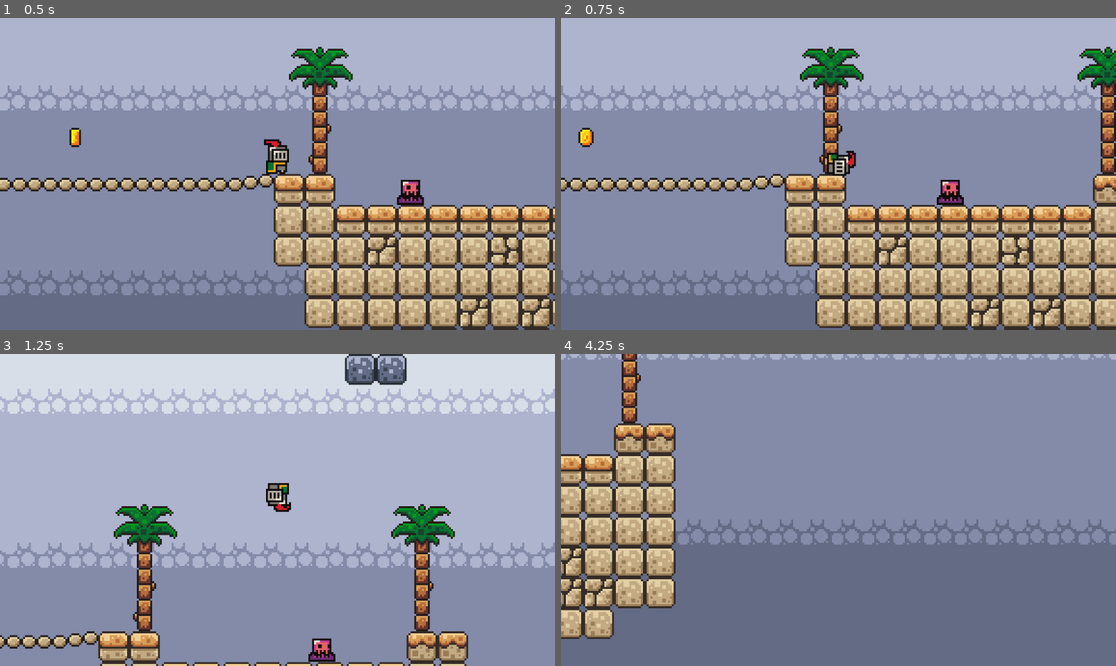
Above: before the commit, frames 1-4 (two rows, left to right).
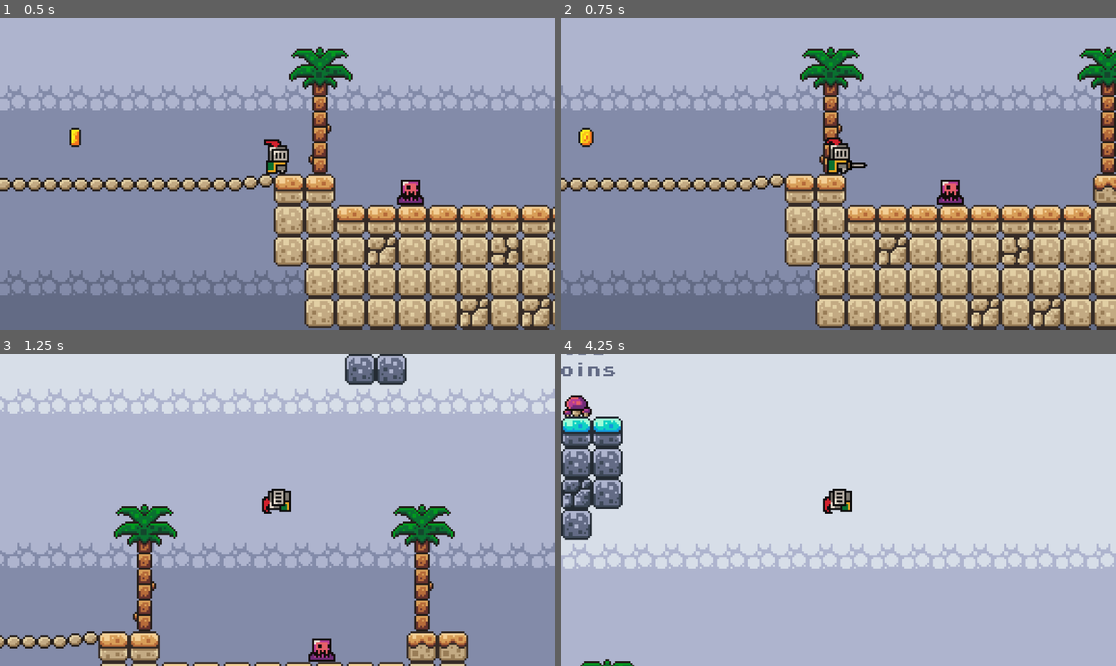
Above: after the commit, the same moments.

Repository: infi-defi/2d-platformer
Game: Godot game, scene res://scenes/game.tscn
Same seed, same stepped clock (60 frames per second), same inputs: the game is played once before the commit and once after it.
Inputs (mouse positions are in pixels of both pictures, inside the frame that each line leads up to):
- Up to frame 1 (0.5 s): no input
- Up to frame 2 (0.75 s): move the mouse to (960, 158) at 0.52 s; hold D (move_right) from 0.53 s (still down); click (960, 158) at 0.6 s
- Up to frame 3 (1.25 s): keep holding D (move_right); tap Space (jump) at 0.77, 0.8, 1.07 s
- Up to frame 4 (4.25 s): move the mouse to (727, 525) at 1.27 s; tap Space (jump) at 1.35, 1.52, 1.82, 2.3, 3.02, 3.32, 3.6, 3.77, 4.07 s; click (727, 525) at 1.55 s; move the mouse to (894, 441) at 2.02 s; release D (move_right) at 2.03 s; hold A (move_left) 2.03-2.78 s; click (894, 441) at 2.1 s; move the mouse to (810, 572) at 2.77 s; hold D (move_right) from 2.78 s (still down); click (810, 572) at 2.85 s; move the mouse to (1005, 556) at 3.52 s

Frame 1 is identical in both runs. In frame 2, 0.5% of the frame differs, in the area x 47-56%, y 38-51%; in frame 3, 0.4%; in frame 4, 100%, in the area x 0-100%, y 0-100%.

Commit message:
added .gitignore and attacking animation

Diff:
--- a/scenes/game.tscn
+++ b/scenes/game.tscn
@@ -583,6 +583,12 @@
 [node name="slime3" parent="slime" instance=ExtResource("7_2bdib")]
 position = Vector2(869, 35)
 
+[node name="slime2" parent="slime" instance=ExtResource("7_2bdib")]
+position = Vector2(36, 24)
+
+[node name="slime4" parent="slime" instance=ExtResource("7_2bdib")]
+position = Vector2(-88, 29)
+
 [node name="text" type="Node" parent="."]
 
 [node name="Label" type="Label" parent="text"]
@@ -612,9 +618,3 @@
 x / 13 coins"
 horizontal_alignment = 1
 autowrap_mode = 2
-
-[node name="slime2" parent="." instance=ExtResource("7_2bdib")]
-position = Vector2(36, 24)
-
-[node name="slime3" parent="." instance=ExtResource("7_2bdib")]
-position = Vector2(-88, 29)
--- a/scenes/player.tscn
+++ b/scenes/player.tscn
@@ -3,6 +3,10 @@
 [ext_resource type="Script" path="res://scripts/player.gd" id="1_sawhh"]
 [ext_resource type="Texture2D" uid="uid://i3d5icmugre" path="res://assets/sprites/knight.png" id="1_twc6m"]
 
+[sub_resource type="AtlasTexture" id="AtlasTexture_4w5rm"]
+atlas = ExtResource("1_twc6m")
+region = Rect2(192, 0, 32, 32)
+
 [sub_resource type="AtlasTexture" id="AtlasTexture_ofab5"]
 atlas = ExtResource("1_twc6m")
 region = Rect2(0, 224, 32, 32)
@@ -121,6 +125,14 @@
 
 [sub_resource type="SpriteFrames" id="SpriteFrames_x1xlw"]
 animations = [{
+"frames": [{
+"duration": 1.0,
+"texture": SubResource("AtlasTexture_4w5rm")
+}],
+"loop": true,
+"name": &"attack",
+"speed": 5.0
+}, {
 "frames": [{
 "duration": 1.8,
 "texture": SubResource("AtlasTexture_ofab5")
@@ -232,16 +244,8 @@
 [sub_resource type="CircleShape2D" id="CircleShape2D_vo4pf"]
 radius = 5.09902
 
-[sub_resource type="GDScript" id="GDScript_5u7gm"]
-script/source = "extends Area2D
-
-func _on_body_entered(body):
-	if body.has_method(\"die\") && Input.is_action_pressed(\"attack\"):  # Adjust to your specific names
-		body.die()
-"
-
 [sub_resource type="RectangleShape2D" id="RectangleShape2D_mv7ea"]
-size = Vector2(22, 10)
+size = Vector2(11, 7)
 
 [node name="player" type="CharacterBody2D"]
 z_index = 5
@@ -251,7 +255,7 @@
 [node name="AnimatedSprite2D" type="AnimatedSprite2D" parent="."]
 position = Vector2(0, -12)
 sprite_frames = SubResource("SpriteFrames_x1xlw")
-animation = &"death"
+animation = &"attack"
 
 [node name="CollisionShape2D" type="CollisionShape2D" parent="."]
 position = Vector2(0, -5)
@@ -262,10 +266,9 @@
 one_shot = true
 
 [node name="sword" type="Area2D" parent="."]
-script = SubResource("GDScript_5u7gm")
 
 [node name="CollisionShape2D" type="CollisionShape2D" parent="sword"]
-position = Vector2(16, -5)
+position = Vector2(10, -4)
 shape = SubResource("RectangleShape2D_mv7ea")
 
 [node name="Cooldown" type="Timer" parent="sword"]
--- a/scenes/slime_2.tscn
+++ b/scenes/slime_2.tscn
@@ -113,7 +113,7 @@
 size = Vector2(10, 15)
 
 [sub_resource type="RectangleShape2D" id="RectangleShape2D_kr1h6"]
-size = Vector2(14, 15)
+size = Vector2(10, 15)
 
 [node name="slime2" type="CharacterBody2D"]
 script = ExtResource("1_5t4if")
@@ -131,8 +131,7 @@
 [node name="killzone" parent="." instance=ExtResource("2_t2g4y")]
 
 [node name="CollisionShape2D" type="CollisionShape2D" parent="killzone"]
-visible = false
-position = Vector2(0, 4.5)
+position = Vector2(0, -7.5)
 shape = SubResource("RectangleShape2D_kr1h6")
 
 [node name="Raycast right" type="RayCast2D" parent="."]
--- a/scripts/player.gd
+++ b/scripts/player.gd
@@ -1,11 +1,9 @@
 extends CharacterBody2D
 
-@onready var cayoteTimer = $cayoteTimer
+@onready var cayote_timer = $cayoteTimer
 @onready var animated_sprite = $AnimatedSprite2D
-@onready var cooldown = $sword/Cooldown
-@onready var collision_shape_2d = $sword/CollisionShape2D
-
-
+@onready var cooldown_timer = $sword/Cooldown
+@onready var sword_collision_shape = $sword/CollisionShape2D
 
 const DEFAULT_SPEED = 130.0
 const JUMP_VELOCITY = -250.0
@@ -16,95 +14,52 @@
 var speed = DEFAULT_SPEED
 var jumps = EXTRA_JUMPS
 var last_direction = 1
-
-# Get the gravity from the project settings to be synced with RigidBody nodes.
 var gravity = ProjectSettings.get_setting("physics/2d/default_gravity")
 
-# Main function
 func _physics_process(delta):
-	# Add gravity if not on the floor.
 	if !is_on_floor():
 		velocity.y += gravity * delta
 
-	# Handle movement and animation.
-	movement()
-	animation()
-	attack()
-	devTools()
+	handle_movement_and_jump()
+	handle_animation()
+	handle_attack()
+	handle_dev_tools()
+	move_and_slide()
+	if is_on_floor():
+		jumps = EXTRA_JUMPS
+	else:
+		cayote_timer.start()
 
-	var was_on_floor = is_on_floor()
-	move_and_slide()
+func handle_movement_and_jump():
+	var direction = Input.get_axis("move_left", "move_right")
+	last_direction = direction if direction != 0 else last_direction
+	velocity.x = direction * speed
 
-	# Start cayote timer when leaving the floor.
-	if was_on_floor && !is_on_floor():
-		cayoteTimer.start()
+	if Input.is_action_just_pressed("jump") && !dead && (is_on_floor() || !cayote_timer.is_stopped() || jumps > 0):
+		velocity.y = JUMP_VELOCITY
+		jumps -= 1
+
+func handle_animation():
+	if dead:
+		update_animation("death")
+	elif attacking:
+		update_animation("attack")
+	else:
+		animated_sprite.flip_h = last_direction < 0
+		sword_collision_shape.position.x = -10 if last_direction < 0 else 10
+		update_animation("idle" if is_on_floor() && velocity.x == 0 else "run" if is_on_floor() else "jump")
 
 func update_animation(animation_name: String):
 	if animated_sprite.animation != animation_name:
 		animated_sprite.play(animation_name)
 
-func animation():
-	var direction = Input.get_axis("move_left", "move_right")
-
-	# Update the last direction based on input
-	if direction != 0:
-		last_direction = direction
-
-	# Flip sprite based on last direction
-	if !dead:
-		if last_direction < 0:
-			animated_sprite.flip_h = true
-			collision_shape_2d.position.x = -16
-		elif last_direction > 0:
-			animated_sprite.flip_h = false
-			collision_shape_2d.position.x = 16
-
-	if dead:
-		update_animation("death")
-		return
-
-	if attacking:
-		update_animation("jump")
-		return
-
-	if is_on_floor():
-		if direction == 0:
-			update_animation("idle")
-		else:
-			update_animation("run")
-	else:
-		update_animation("jump")
-
-func movement():
-	jump()
-	handle_horizontal_movement()
-
-func jump():
-	if Input.is_action_just_pressed("jump"):
-		# Directly handle the jump logic here.
-		if !dead && (is_on_floor() || !cayoteTimer.is_stopped() || jumps > 0):
-			velocity.y = JUMP_VELOCITY
-			jumps -= 1
-		if is_on_floor():
-			jumps = EXTRA_JUMPS
-
-func handle_horizontal_movement():
-	var direction = Input.get_axis("move_left", "move_right")
-	if velocity.x != direction * speed:  # Optional check to avoid unnecessary updates
-		velocity.x = direction * speed
-
-func attack():
-	var overalapping_objects = $sword.get_overlapping_areas()
-
-	if Input.is_action_just_pressed("attack") &&  !dead && attacking == false:
+func handle_attack():
+	if Input.is_action_just_pressed("attack") && !dead && !attacking:
 		attacking = true
-		for area in overalapping_objects:
-			var parent = area.get_parent()
-			# Check if the parent has the 'die' method
-			if parent.has_method("damage"):
-				parent.damage()
-		cooldown.start()
-
+		for area in $sword.get_overlapping_areas():
+			if area.get_parent().has_method("damage"):
+				area.get_parent().damage()
+		cooldown_timer.start()
 
 func _on_cooldown_timeout():
 	attacking = false
@@ -114,7 +69,6 @@
 	speed = 0
 	velocity.x = 0
 
-
-func devTools():
+func handle_dev_tools():
 	if Input.is_action_just_pressed("reset"):
 		get_tree().reload_current_scene()
Binary file changed: assets/sprites/knight.png
Not shown, removed: export_presets.cfg
Not shown, added: .gitignore
Not shown, changed: README.md
